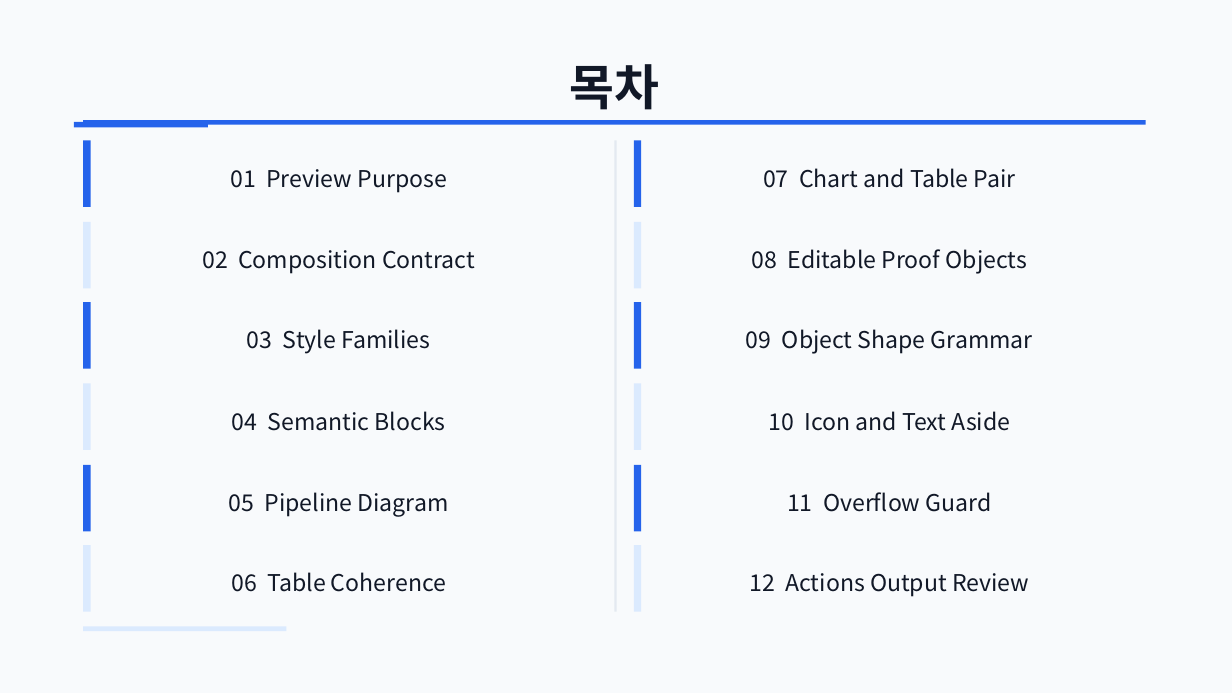
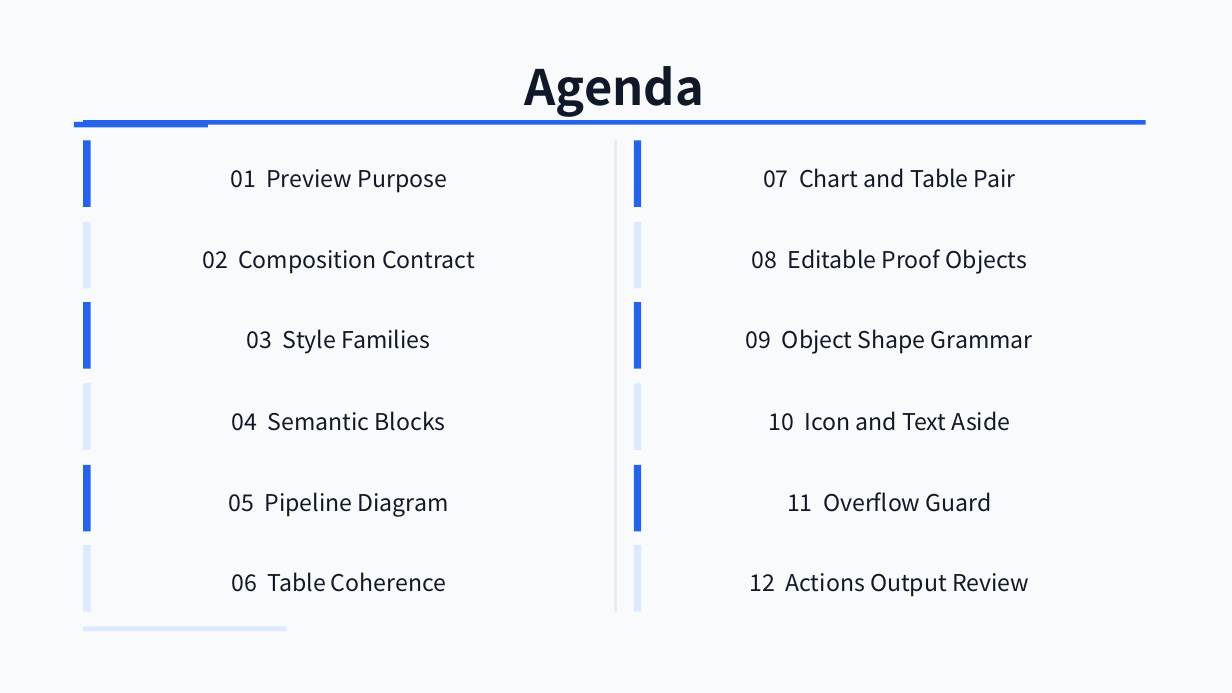
Before and after one commit to ch040602/MdPr, a slide deck: slide 2 of docs/theme-preview/pptx/clean.pptx. Drawn at 1232x693 pixels with LibreOffice and Linux fonts; fonts in the diff are those of the drawing. Boxes give left, top, right and bottom in pixels: in the first picture for what was removed or moved away, otherwise in the second. Text is boxed around its words. In the diff, an @@ line names an element or a change of style, - is before the commit and + after.

```diff
--- a/docs/theme-preview/pptx/clean.pptx
+++ b/docs/theme-preview/pptx/clean.pptx
@@ text at (x1=525, y1=66, x2=704, y2=117): text changed @@
-목차
+Agenda
```
Also in this commit, not shown: 24 other files.
